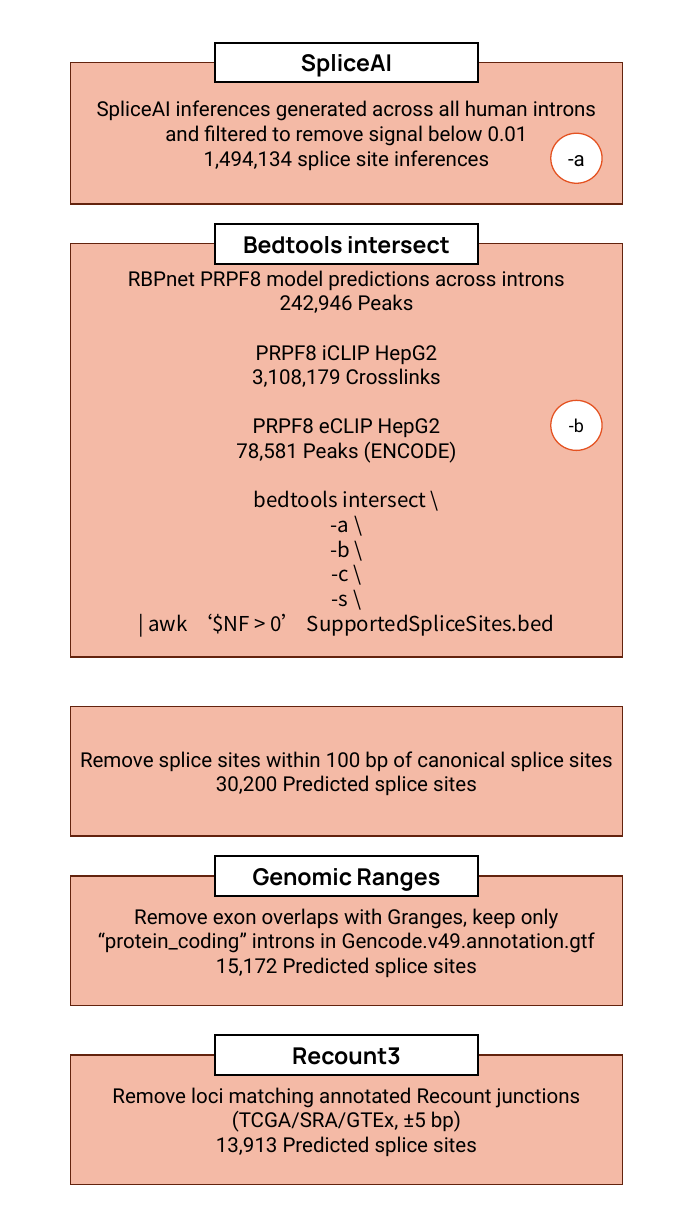
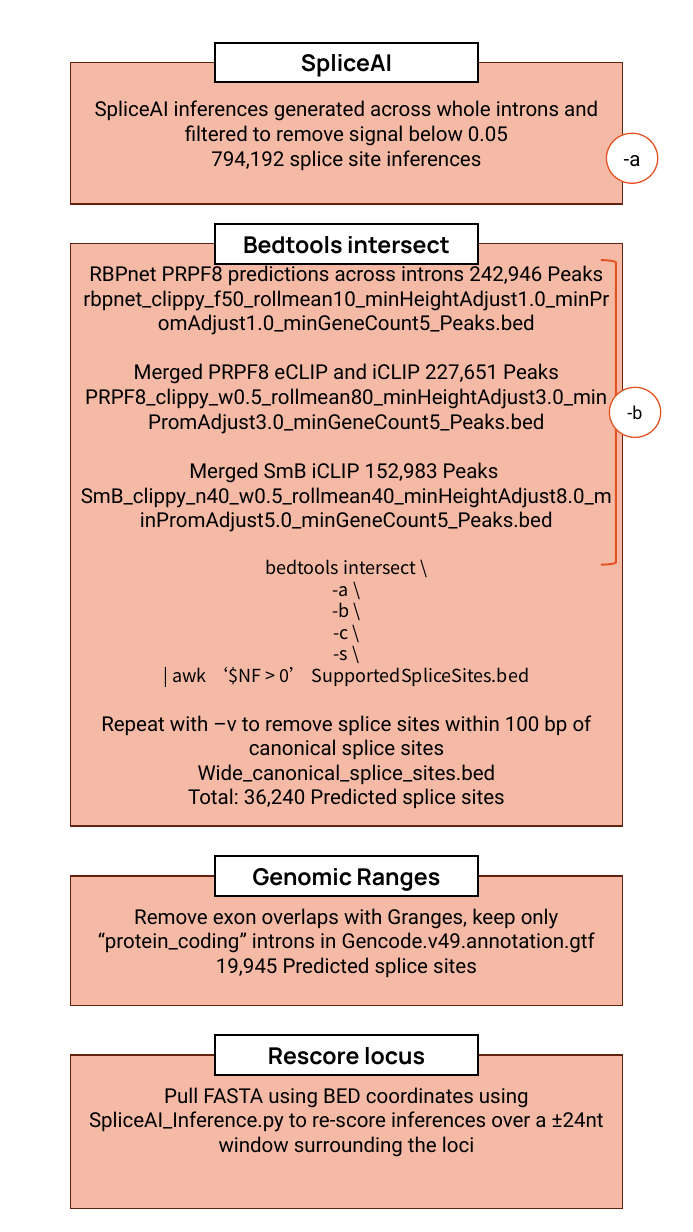
Before and after one commit to ulelab/hnRNPH1_IR, a slide deck: slide 1 of figures/datasetgenerationflowchart.pptx. Drawn at 693x1232 pixels with LibreOffice and Linux fonts; fonts in the diff are those of the drawing. Boxes give left, top, right and bottom in pixels: in the first picture for what was removed or moved away, otherwise in the second. Text is boxed around its words. In the diff, an @@ line names an element or a change of style, - is before the commit and + after.

Commit message:
finalized clippy params for smb and prpf8

```diff
--- a/figures/datasetgenerationflowchart.pptx
+++ b/figures/datasetgenerationflowchart.pptx
@@ text in rectangle at [95, 100, 598, 171]: text changed @@
-SpliceAI inferences generated across all human introns and filtered to remove signal below 0.01
-1,494,134 splice site inferences
+SpliceAI inferences generated across whole introns and filtered to remove signal below 0.05
+794,192 splice site inferences
@@ ellipse "-a": place and size @@
-ellipse "-a" at [551, 133, 602, 183]
+ellipse "-a" at [606, 133, 658, 183]
@@ rectangle "RBPnet PRPF8 predictions across introns ...": place and size @@
-rectangle "RBPnet PRPF8 predictions across introns ..." at [70, 244, 623, 657]
+rectangle "RBPnet PRPF8 predictions across introns ..." at [70, 244, 623, 826]
@@ text in rectangle at [81, 262, 612, 532]: text changed @@
-RBPnet PRPF8 model predictions across introns
-242,946 Peaks
-PRPF8 iCLIP HepG2
-3,108,179 Crosslinks
-PRPF8 eCLIP HepG2
-78,581 Peaks (ENCODE)
+RBPnet PRPF8 predictions across introns 242,946 Peaks
+rbpnet_clippy_f50_rollmean10_minHeightAdjust1.0_minPromAdjust1.0_minGeneCount5_Peaks.bed
+Merged PRPF8 eCLIP and iCLIP 227,651 Peaks
+PRPF8_clippy_w0.5_rollmean80_minHeightAdjust3.0_minPromAdjust3.0_minGeneCount5_Peaks.bed
+Merged SmB iCLIP 152,983 Peaks
+SmB_clippy_n40_w0.5_rollmean40_minHeightAdjust8.0_minPromAdjust5.0_minGeneCount5_Peaks.bed
@@ right brace added at [601, 260, 631, 565], outline #E45221 1.5 pt @@
@@ ellipse "-b": place and size @@
-ellipse "-b" at [551, 400, 602, 450]
+ellipse "-b" at [609, 387, 661, 437]
@@ text in rectangle at [172, 559, 530, 686]: size 16 to 14 pt in "bedtools intersect \", "-a \", "-b \ -c \", "-s \" and 1 more places @@
@@ rectangle removed at [70, 707, 623, 836] @@
-Remove splice sites within 100 bp of canonical splice sites
-30,200 Predicted splice sites
@@ text in rectangle at [101, 715, 592, 809]: paragraphs added @@
+Repeat with –v to remove splice sites within 100 bp of canonical splice sites
+Wide_canonical_splice_sites.bed
+Total: 36,240 Predicted splice sites
@@ text in rectangle at [216, 957, 477, 978]: text changed @@
-15,172 Predicted splice sites
+19,945 Predicted splice sites
@@ text in rectangle at [268, 1047, 425, 1065]: text changed @@
-Recount3
+Rescore locus
@@ rectangle "Pull FASTA using BED coordinates ...": place and size @@
-rectangle "Pull FASTA using BED coordinates ..." at [70, 1055, 623, 1185]
+rectangle "Pull FASTA using BED coordinates ..." at [70, 1055, 623, 1209]
@@ text in rectangle at [89, 1087, 604, 1157]: text changed @@
-Remove loci matching annotated Recount junctions (TCGA/SRA/GTEx, ±5 bp)
-13,913 Predicted splice sites
+Pull FASTA using BED coordinates using SpliceAI_Inference.py to re-score inferences over a ±24nt window surrounding the loci
```
Also in this commit, not shown: 43 other files.
